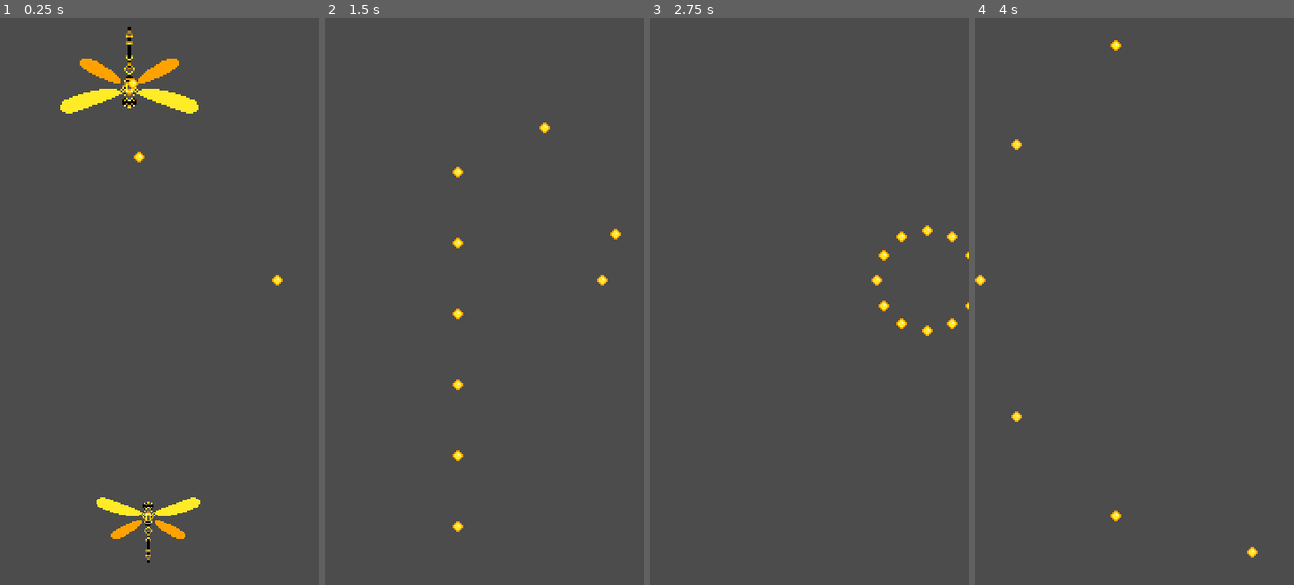
Above: before the commit, frames 1-4 (left to right).
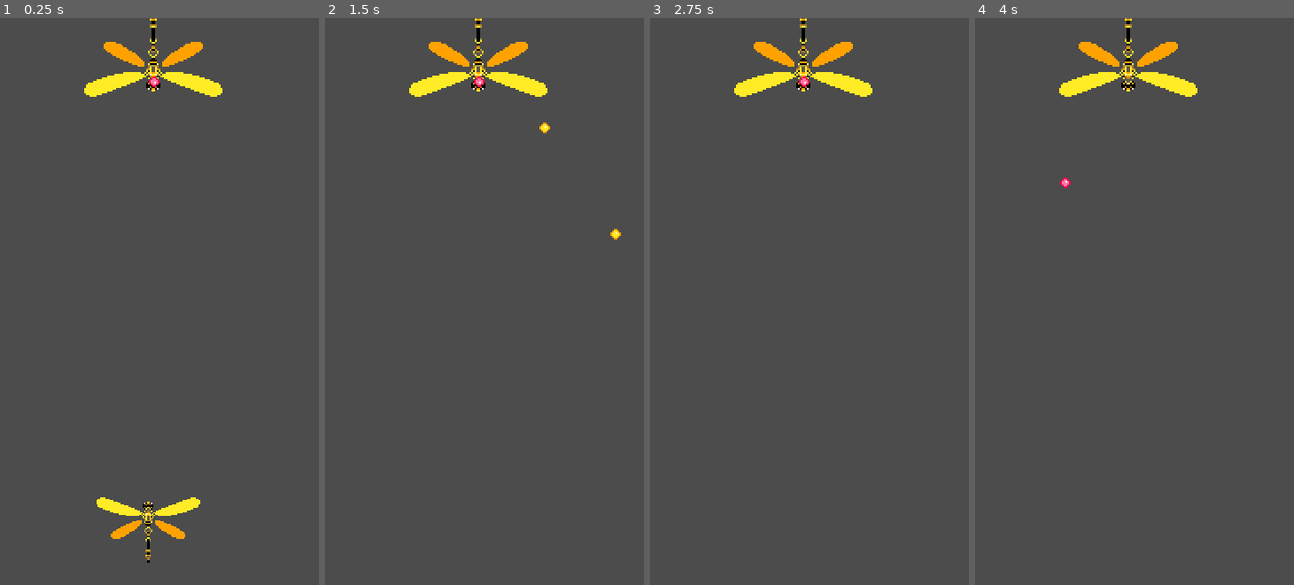
Above: after the commit, the same moments.

Repository: juliopcrj/Libelitos
Game: Godot game, scene res://Scenes/Za_Warudo.tscn
The game is run twice, just before and just after one commit, with the same random seed, the same clock (stepped at 60 frames per second) and the same inputs.
Inputs:
- Up to frame 1 (0.25 s): no input
- Up to frame 2 (1.5 s): hold Right (ui_right) 0.53-1.28 s; hold Space (ui_select) 0.53-1.28 s; hold Down (ui_down) from 1.28 s (still down); tap Shift (player_slow) at 1.35 s
- Up to frame 3 (2.75 s): tap Space (ui_select) at 1.52, 1.55, 1.82 s; release Down (ui_down) at 2.03 s; hold Right (ui_right) from 2.03 s (still down); hold Space (ui_select) from 2.03 s (still down)
- Up to frame 4 (4 s): release Right (ui_right) at 2.78 s; release Space (ui_select) at 2.78 s; hold Up (ui_up) 2.78-3.53 s; tap Shift (player_slow) at 2.85 s; tap Space (ui_select) at 3.02, 3.05, 3.32 s; hold Left (ui_left) from 3.53 s (still down); hold Space (ui_select) from 3.53 s (still down)

The runs differ from the first frame. In frame 1, 2.9% of the frame differs, in the area x 18-89%, y 0-48%; in frame 2, 2.0%; in frame 3, 2.1%; in frame 4, 1.9%.

Commit message:
Grenadier stuff
Bugs: alguns dos "tiros" da granada não estão invocando o método queue_free()

Diff:
--- a/Scenes/Grenade.tscn
+++ b/Scenes/Grenade.tscn
@@ -1,13 +1,13 @@
 [gd_scene load_steps=4 format=2]
 
 [ext_resource path="res://Scripts/Grenade.gd" type="Script" id=1]
-[ext_resource path="res://Sprites/Sprite-0001.png" type="Texture" id=2]
+[ext_resource path="res://Sprites/shots.png" type="Texture" id=2]
 
 [sub_resource type="CircleShape2D" id=1]
 radius = 3.375
 
 [node name="Grenade" type="KinematicBody2D"]
-collision_layer = 0
+collision_layer = 8
 collision_mask = 0
 script = ExtResource( 1 )
 
@@ -16,6 +16,8 @@
 [node name="CollisionShape2D" type="CollisionShape2D" parent="."]
 shape = SubResource( 1 )
 
-[node name="Sprite-0001" type="Sprite" parent="."]
+[node name="Sprite" type="Sprite" parent="."]
 texture = ExtResource( 2 )
+region_enabled = true
+region_rect = Rect2( 8, 0, 6, 6 )
 [connection signal="timeout" from="FinalCountdown" to="." method="_on_FinalCountdown_timeout"]
--- a/Scenes/Libelitos.tscn
+++ b/Scenes/Libelitos.tscn
@@ -4,7 +4,7 @@
 [ext_resource path="res://Sprites/player.png" type="Texture" id=2]
 
 [sub_resource type="RectangleShape2D" id=1]
-extents = Vector2( 6.39951, 9.00423 )
+extents = Vector2( 4.9028, 9.24055 )
 
 [node name="Libelitos" type="KinematicBody2D"]
 scale = Vector2( 0.75, 0.75 )
--- a/Scenes/Marimba_Grenadier.tscn
+++ b/Scenes/Marimba_Grenadier.tscn
@@ -24,4 +24,5 @@
 
 [node name="Grenade" parent="." instance=ExtResource( 3 )]
 position = Vector2( -1.375, -15.875 )
+collision_mask = 0
 [connection signal="timeout" from="ShotTimer" to="." method="_on_ShotTimer_timeout"]
--- a/Scenes/Projectile.tscn
+++ b/Scenes/Projectile.tscn
@@ -1,10 +1,10 @@
 [gd_scene load_steps=4 format=2]
 
 [ext_resource path="res://Scripts/Projectile.gd" type="Script" id=1]
-[ext_resource path="res://Sprites/Sprite-0001.png" type="Texture" id=2]
+[ext_resource path="res://Sprites/shots.png" type="Texture" id=2]
 
-[sub_resource type="RectangleShape2D" id=1]
-extents = Vector2( 2.70542, 2.75241 )
+[sub_resource type="CircleShape2D" id=1]
+radius = 3.12796
 
 [node name="Projectile" type="KinematicBody2D"]
 collision_layer = 0
@@ -13,6 +13,8 @@
 
 [node name="Sprite" type="Sprite" parent="."]
 texture = ExtResource( 2 )
+region_enabled = true
+region_rect = Rect2( 0, 0, 6, 6 )
 
 [node name="CollisionShape2D" type="CollisionShape2D" parent="."]
 rotation = 0.785398
--- a/Scenes/Za_Warudo.tscn
+++ b/Scenes/Za_Warudo.tscn
@@ -1,8 +1,7 @@
-[gd_scene load_steps=4 format=2]
+[gd_scene load_steps=3 format=2]
 
 [ext_resource path="res://Scenes/Libelitos.tscn" type="PackedScene" id=1]
-[ext_resource path="res://Scenes/Marimba_Minigun.tscn" type="PackedScene" id=2]
-[ext_resource path="res://Scenes/Grenade.tscn" type="PackedScene" id=3]
+[ext_resource path="res://Scenes/Marimba_Grenadier.tscn" type="PackedScene" id=2]
 
 [node name="Main" type="Node2D"]
 __meta__ = {
@@ -12,13 +11,5 @@
 [node name="Libelitos" parent="." instance=ExtResource( 1 )]
 position = Vector2( 84, 282 )
 
-[node name="Marimbas" type="Node2D" parent="."]
-__meta__ = {
-"_edit_lock_": true
-}
-
-[node name="Grenade" parent="Marimbas" instance=ExtResource( 3 )]
-position = Vector2( 156.309, 148.154 )
-
-[node name="Marimba_Minigun" parent="Marimbas" instance=ExtResource( 2 )]
-position = Vector2( 81.75, 33.625 )
+[node name="Marimba_Grenadier" parent="." instance=ExtResource( 2 )]
+position = Vector2( 88.3623, 20.3177 )
--- a/Scripts/Grenade.gd
+++ b/Scripts/Grenade.gd
@@ -17,26 +17,30 @@
 const MAX_SCATTER = 20
 const SCATTER_SPEED = 100
 
-const MAX_SPEED = 200.0
+
+const MAX_SPEED = 150
 
 var explosion_timer:float
 var movement:Vector2
+var destination:Vector2
 var scatter_amount:int
 var speed:float
 
-func _ready():
+func prepare():
 	randomize()
 	explosion_timer = MIN_TIME + randf()*(MAX_TIME-MIN_TIME)
-	speed = randf()*MAX_SPEED
+	speed = MAX_SPEED #may be changed to random
 	scatter_amount = randi()%(MAX_SCATTER-MIN_SCATTER) + MIN_SCATTER
-	movement = Vector2.ZERO
-	#movement = GameTools.normalize(Vector2(randf()*GameTools.SCREEN_SIZE.x, randf()*GameTools.SCREEN_SIZE.y)) * speed
+	destination = GameTools.enframe(Vector2(randf()*GameTools.SCREEN_SIZE.x, randf()*GameTools.SCREEN_SIZE.y))
+	movement = GameTools.normalize(destination - global_position) * speed
 	finalCountdown.set_wait_time(explosion_timer)
 	finalCountdown.start()
 
 func _process(delta):
+	if GameTools.close_to(position, destination):
+		movement = Vector2.ZERO
 	move_and_slide(movement)
-	pass
+
 
 func explode():
 	var step = (PI * 2)/scatter_amount
--- a/Scripts/Libelitos.gd
+++ b/Scripts/Libelitos.gd
@@ -60,6 +60,7 @@
 		bulletTimer.start()
 
 func take_damage():
+	print("tomou dano")
 	if not invincible:
 		life -=1
 		iFrameTimer.set_wait_time(invincibility_time)
--- a/Scripts/Marimba_Grenadier.gd
+++ b/Scripts/Marimba_Grenadier.gd
@@ -3,11 +3,12 @@
 var SCREEN_SIZE = Vector2(ProjectSettings.get("display/window/size/width"),
 						  ProjectSettings.get("display/window/size/height"))
 
-var Projectile = preload("res://Scenes/Projectile.tscn")
 onready var shotTimer = get_node("ShotTimer")
 
+signal grenade_launched
 
-const SHOTS_PER_SECOND = 1.5
+
+const GRENADE_WAIT_LAUNCH = 3.0
 const BULLET_SPEED = 200
 
 var life:int
@@ -16,25 +17,27 @@
 
 # Called when the node enters the scene tree for the first time.
 func _ready():
-	can_shoot = true
+	can_shoot = false
+	connect("grenade_launched", $Grenade, "prepare")
+	shotTimer.set_wait_time(GRENADE_WAIT_LAUNCH)
+	shotTimer.start()
+
 	life = 2
-	pass # Replace with function body.
 
 func fire():
-	if can_shoot:
-		var _p = Projectile.instance()
-		_p.aim(0, BULLET_SPEED)
-		_p.global_position = self.global_position
-		_p.set_enemy_fire()
-		var main = get_tree().current_scene
-		main.add_child(_p)
-		shotTimer.set_wait_time(1/SHOTS_PER_SECOND)
-		shotTimer.start()
-		can_shoot = false
+	emit_signal("grenade_launched")
+	var root = get_tree().current_scene
+	var node = get_node("Grenade")
+	node.position = self.global_position
+	remove_child(node)
+	root.add_child(node)
+	can_shoot = false
+
 
 func _process(delta):
 	move_and_slide(Vector2.ZERO)
-	fire()
+	if can_shoot:
+		fire()
 	if(get_slide_count()):
 		if(get_slide_collision(0).collider.name != "Libelitos"):
 			take_damage()
--- a/Scripts/Projectile.gd
+++ b/Scripts/Projectile.gd
@@ -5,20 +5,23 @@
 						  ProjectSettings.get("display/window/size/height"))
 
 func aim(x, y):
+	$CollisionShape2D.disabled = false
 	velocity.x = x
 	velocity.y = y
 
 func _physics_process(delta):
-	if(self.position.y < 0) || self.position.y > SCREEN_SIZE.y || self.get_slide_count() == 1:
+	if(self.position.y < 0 || self.position.y > SCREEN_SIZE.y || self.get_slide_count() > 0):
 		queue_free()
 	self.move_and_slide(velocity)
 	#for i in range(get_slide_count() -1 ):
 	#	print(get_slide_collision(i))
 
 func set_player_fire():
+	$Sprite.region_rect = Rect2(0,0,6,6)
 	self.set_collision_layer_bit(2,true)
 	self.set_collision_mask_bit(1, true)
 
 func set_enemy_fire():
+	$Sprite.region_rect = Rect2(8,0,6,6)
 	self.set_collision_layer_bit(3,true)
 	self.set_collision_mask_bit(0, true)
--- a/Scripts/tools.gd
+++ b/Scripts/tools.gd
@@ -1,7 +1,9 @@
-const PROXIMITY = 5
+const PROXIMITY = 15
+const BORDER = 15
 
 var SCREEN_SIZE = Vector2(ProjectSettings.get("display/window/size/width"),
 						  ProjectSettings.get("display/window/size/height"))
+
 
 func calculate_movement(pos:Vector2, dest:Vector2)->Vector2:
 	return dest-pos
@@ -15,3 +17,15 @@
 func normalize(vec:Vector2)->Vector2:
 	var big = max(abs(vec.x), abs(vec.y))
 	return vec/big
+
+func _aux_enframe(num, lower, upper):
+	if num < lower:
+		return lower
+	if num > upper:
+		return upper
+	return num
+
+func enframe(vec:Vector2)->Vector2:
+	vec.x = _aux_enframe(vec.x, BORDER, SCREEN_SIZE.x - BORDER)
+	vec.y = _aux_enframe(vec.y, BORDER, SCREEN_SIZE.y - BORDER)
+	return vec
Binary file added: Sprites/shots.png
Not shown, added: Sprites/shots.png.import
